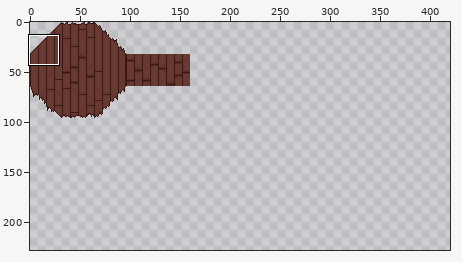
Pixel-art file -- unity_game/fantasy_game_saaee/Assets/sprites/tilesets/house_tiles.aseprite. Above: a wide view before the commit, with the close-up outlined.
Close-up. Before the edit:
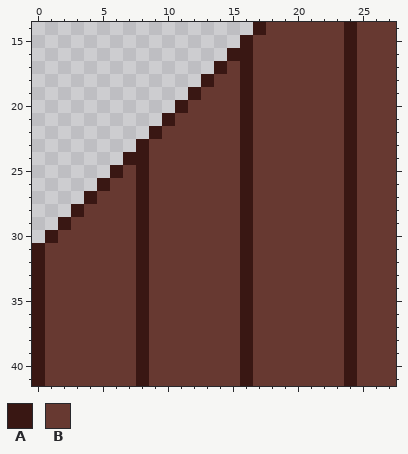
512x512 pixels, 1 frame. Shown: x 0..27, y 14..41. The wide view leaves out empty margins. The commit also changed other parts of the picture, which this record leaves out.
Palette (. is transparent): A #391713  B #673931
Pixels before, first column x 0:
14 .................ABBBBBBABBB
15 ................ABBBBBBBABBB
16 ...............AABBBBBBBABBB
17 ..............ABABBBBBBBABBB
18 .............ABBABBBBBBBABBB
19 ............ABBBABBBBBBBABBB
20 ...........ABBBBABBBBBBBABBB
21 ..........ABBBBBABBBBBBBABBB
22 .........ABBBBBBABBBBBBBABBB
23 ........ABBBBBBBABBBBBBBABBB
24 .......AABBBBBBBABBBBBBBABBB
25 ......ABABBBBBBBABBBBBBBABBB
26 .....ABBABBBBBBBABBBBBBBABBB
27 ....ABBBABBBBBBBABBBBBBBABBB
28 ...ABBBBABBBBBBBABBBBBBBABBB
29 ..ABBBBBABBBBBBBABBBBBBBABBB
30 .ABBBBBBABBBBBBBABBBBBBBABBB
31 ABBBBBBBABBBBBBBABBBBBBBABBB
32 ABBBBBBBABBBBBBBABBBBBBBABBB
33 ABBBBBBBABBBBBBBABBBBBBBABBB
34 ABBBBBBBABBBBBBBABBBBBBBABBB
35 ABBBBBBBABBBBBBBABBBBBBBABBB
36 ABBBBBBBABBBBBBBABBBBBBBABBB
37 ABBBBBBBABBBBBBBABBBBBBBABBB
38 ABBBBBBBABBBBBBBABBBBBBBABBB
39 ABBBBBBBABBBBBBBABBBBBBBABBB
40 ABBBBBBBABBBBBBBABBBBBBBABBB
41 ABBBBBBBABBBBBBBABBBBBBBABBB
The same view after the edit:
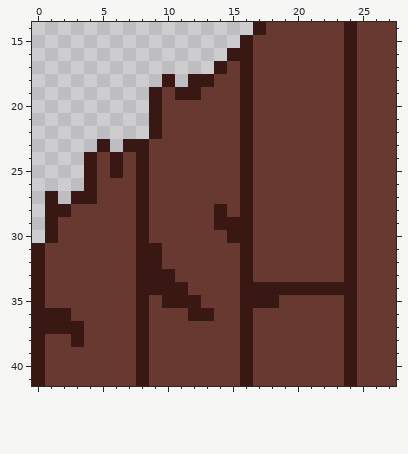
Changes in this commit:
Changed rows in their new state; - is an unchanged pixel.
first column x 1:
18 ---------A-A-----------
19 --------ABA------------
20 --------ABB------------
21 --------AB-------------
23 ----A-A----------------
24 ---ABAB----------------
25 ---AB------------------
26 ---AB------------------
27 A-A--------------------
28 AAB----------A---------
29 AB-----------AA--------
30 --------------A--------
31 --------A--------------
32 --------A--------------
33 --------AA-------------
34 --------AAA-----AAAAAAA
35 ---------AAA----AA-----
36 AA---------AA----------
37 AAA--------------------
38 --A--------------------
